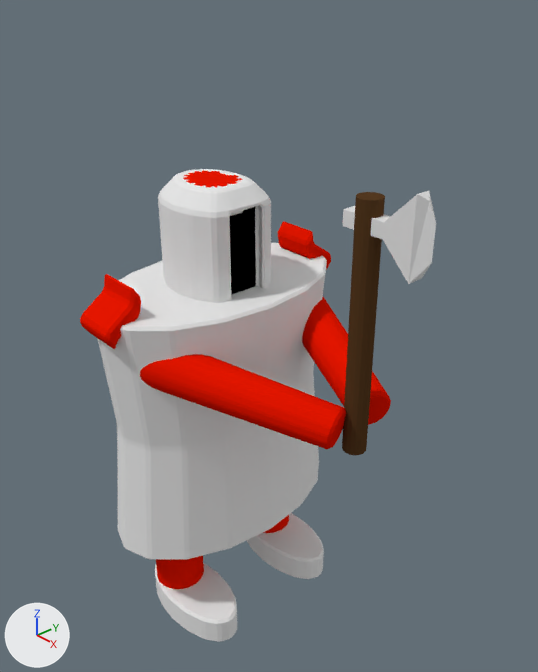
Renders of the Blender file models/character.blend from each side of a commit.
Rendered twice from a 50 mm camera at (2.01, -1.55, 1.59) aimed at (0.23, 0.05, 0.34). Every picture has the same lights, and +X, +Y and +Z are marked at lower left.

Names of what the first picture shows: 'Axe', 'Character'.
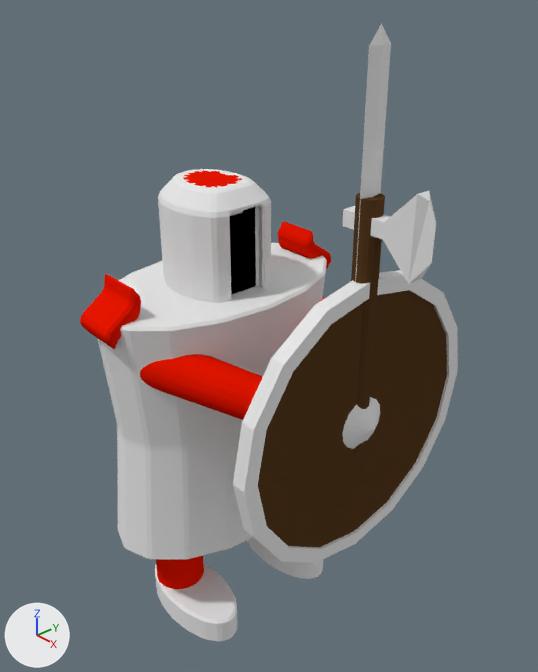
Commit message: Add shield to character

Location of each change, [x1, y1, x2, y2] in pixels of the pictures (538 x 672 px):
'Shield', added: after [233, 270, 458, 562]
    faces in mat_wood (brown #553a21): [258, 290, 447, 547]
    faces in mat_metal (white #e7e7e7): [233, 270, 458, 562]
'Sword', shown: after [355, 23, 391, 283]

The change, as a list of edits to the scene's bpy script:
```text
Add me_cylinder_002:
    me_cylinder_002.from_pydata(...)  # 113 vertices, 113 faces; spans x -0.5..0.5, y -0.5..0.5, z -0.025..0.065
    # faces by material slot: [96, 17]
    me_cylinder_002.materials.append(mat_metal)  # white #e7e7e7
    me_cylinder_002.materials.append(mat_wood)  # brown #553a21
Change ob_sword:
    remove ob_sword.hide_viewport = True
Add ob_shield:
    ob_shield = bpy.data.objects.new('Shield', me_cylinder_002)
    ob_shield.location = (0.714, 0.0, 0.236)
    ob_shield.rotation_euler = (0.0, 1.571, 0.0)  # degrees (0, 90, 0)
```
